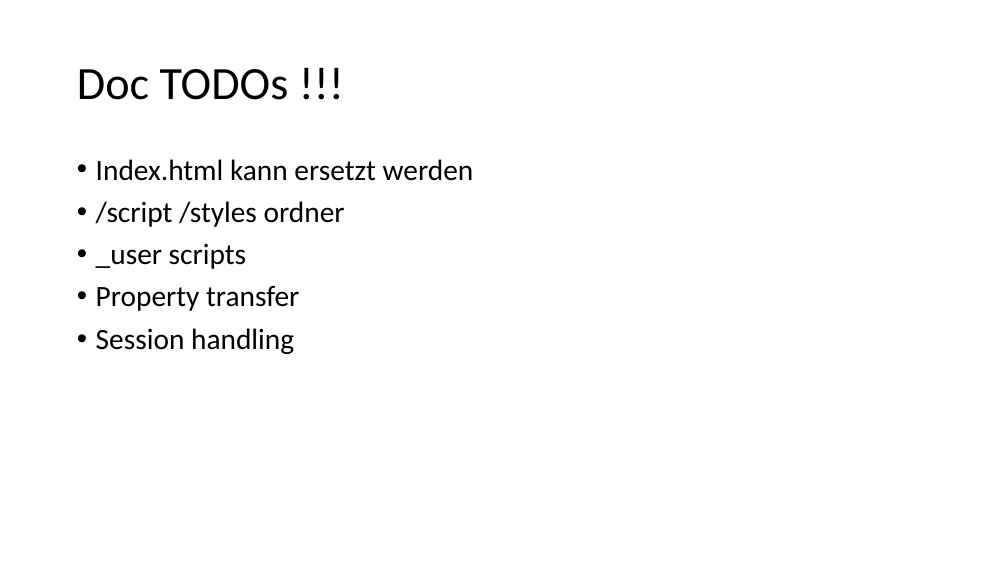
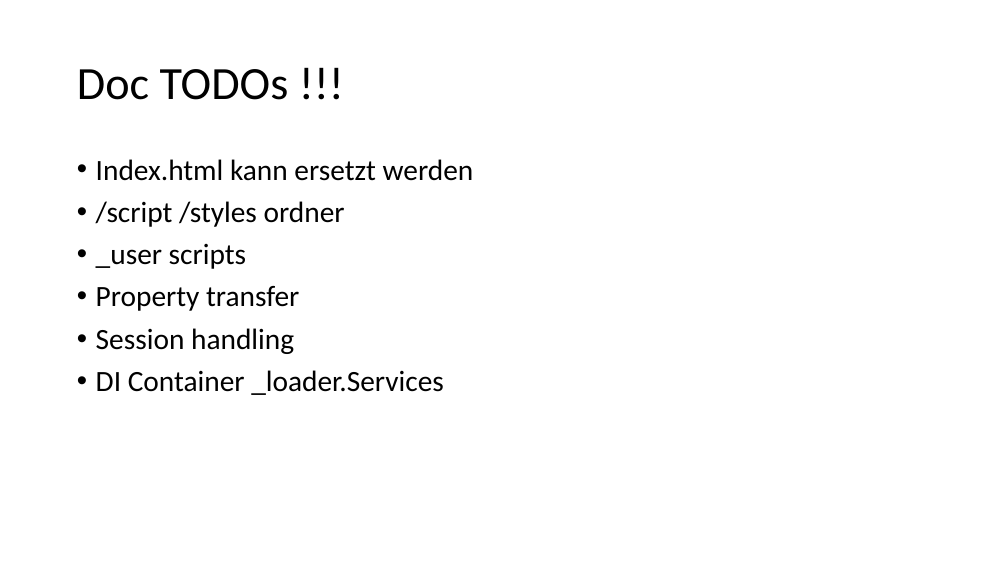
Before and after one commit to FrankPfattheicher/stonehenge.Chromely, a slide deck: slide 14 of stonehengeChromely.pptx. Drawn at 1008x567 pixels with LibreOffice and Linux fonts; fonts in the diff are those of the drawing. Boxes give left, top, right and bottom in pixels: in the first picture for what was removed or moved away, otherwise in the second. Text is boxed around its words. In the diff, an @@ line names an element or a change of style, - is before the commit and + after.

Commit message:
Added doc TODO DI container

```diff
--- a/stonehengeChromely.pptx
+++ b/stonehengeChromely.pptx
@@ text at [96, 370, 444, 395]: paragraph added @@
+• DI Container _loader.Services
```
